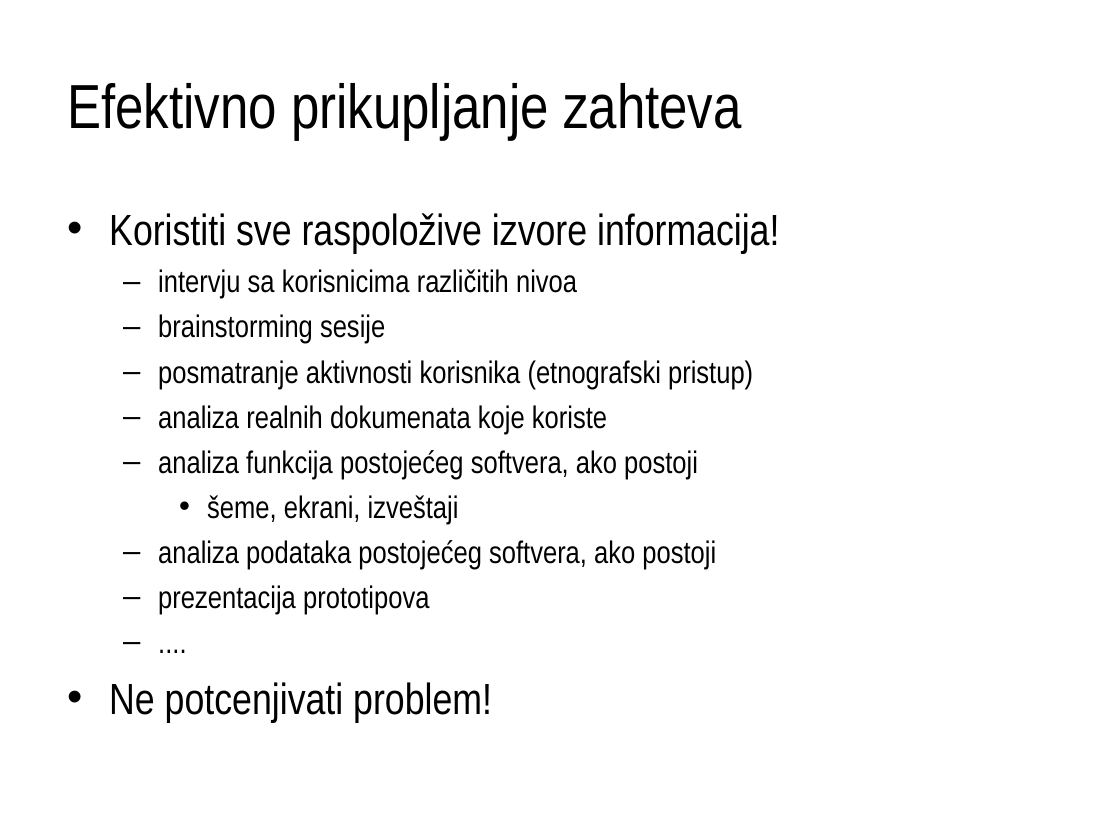
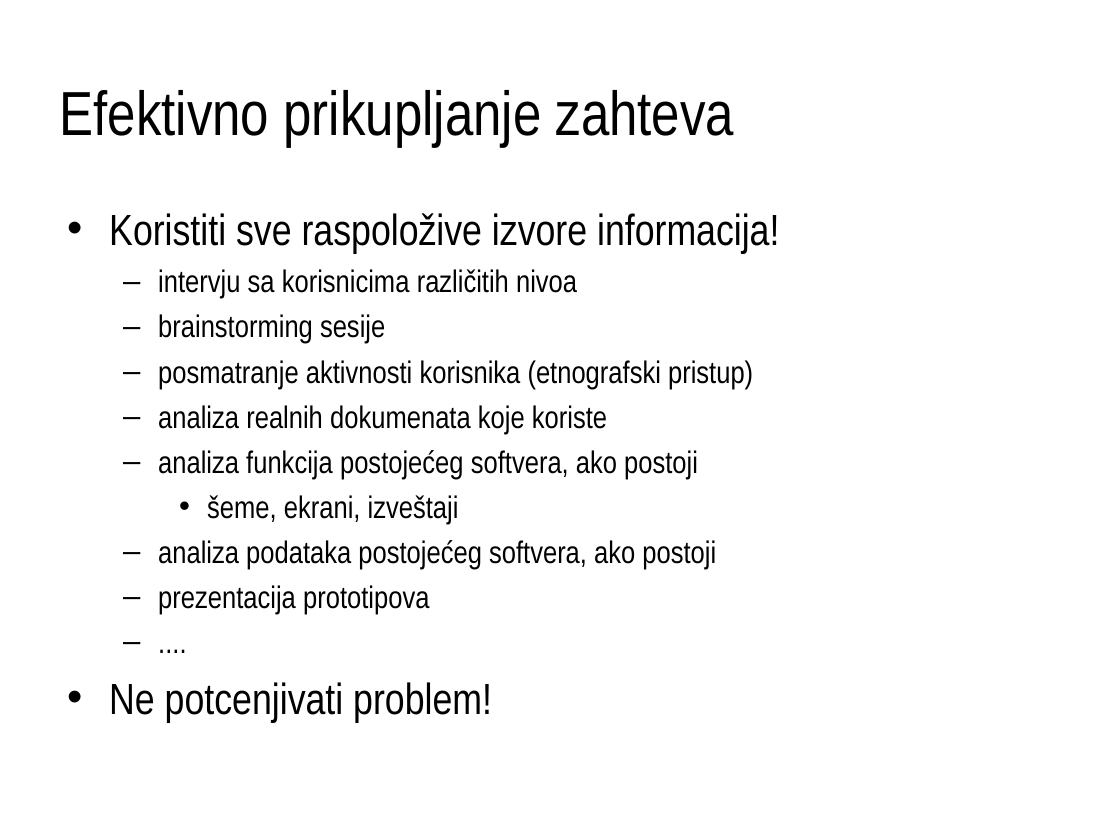
Before and after one commit to wbodk/SIIT_RUS, a slide deck: slide 34 of Semester4/SIMS/srb/Predavanja/01-SIMS-Predavanja.ppt. Drawn at 1120x840 pixels with LibreOffice and Linux fonts; fonts in the diff are those of the drawing. Boxes give left, top, right and bottom in pixels: in the first picture for what was removed or moved away, otherwise in the second. Text is boxed around its words. In the diff, an @@ line names an element or a change of style, - is before the commit and + after.

```diff
--- a/Semester4/SIMS/srb/Predavanja/01-SIMS-Predavanja.ppt
+++ b/Semester4/SIMS/srb/Predavanja/01-SIMS-Predavanja.ppt
@@ title "Efektivno prikupljanje zahteva" moved from (x1=67, y1=83, x2=742, y2=139) to (x1=60, y1=90, x2=735, y2=146) @@
```
Also in this commit, not shown: 5 other slides changed, 29 other files.
